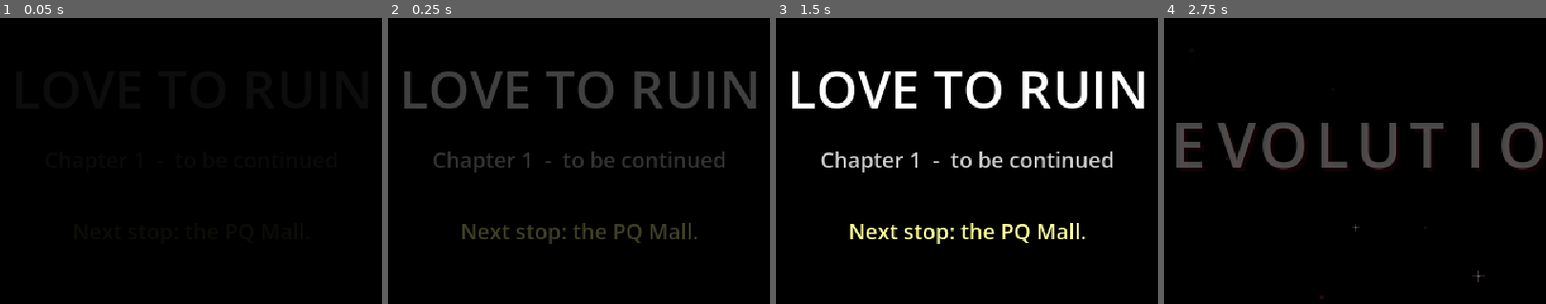
Above: before the commit, frames 1-4 (left to right).
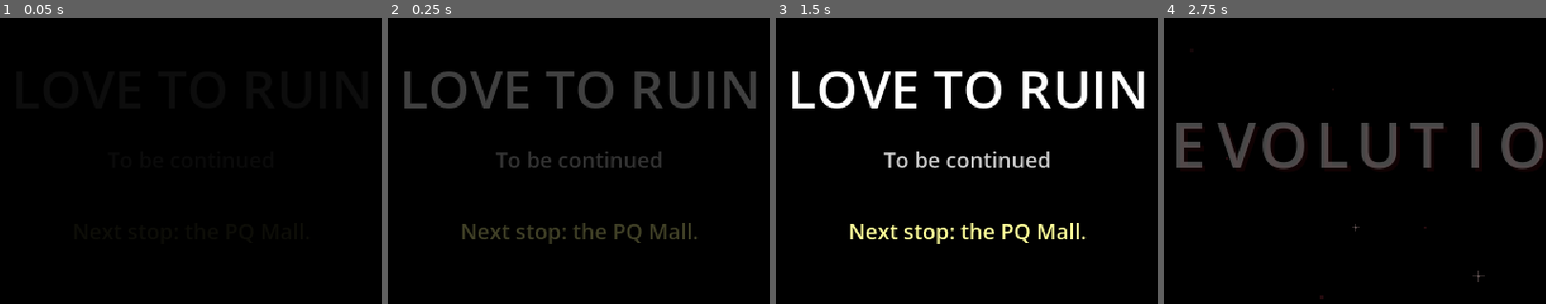
Above: after the commit, the same moments.

Repository: NCWethan/LoveToRuin
Game: Godot game, scene res://scenes/demo_end.tscn
Two runs of this game, one before a commit and one after it. Both use one fixed random seed, a clock stepped at 60 frames per second and the inputs below. This scene is started directly instead of the project's main scene. Sound files missing from this copy of the repository are replaced by a short silence.
Inputs:
- Up to frame 1 (0.05 s): no input
- Up to frame 2 (0.25 s): no input
- Up to frame 3 (1.5 s): tap Enter (confirm) at 0.5, 0.6, 1.25, 1.35 s; hold Right (ui_right) 0.53-1.28 s; hold Down (ui_down) from 1.28 s (still down)
- Up to frame 4 (2.75 s): tap Enter (confirm) at 2, 2.3 s; release Down (ui_down) at 2.03 s; hold Right (ui_right) from 2.03 s (still down); hold Shift (sprint) from 2.03 s (still down)
The pictures show only the part of the screen within x 25-75%, y 13-63%; the shares and areas given below are measured in that part.

The runs differ from the first frame. In frame 2, 1.5% of the frame differs, in the area x 12-88%, y 46-54%; in frame 3, 2.0%, in the area x 11-89%, y 46-54%; in frame 4, nothing differs.

Commit message:
No more chapters: what comes after the Westview Field choice depends on it
- Join the Corps: down the hatch hidden under the picnic shelter, straight
  into the base.
- Go my own way: Elric wanders the city all night and ends up back on
  Westview Field by morning. Alone (and fighting alone) until the base.
- The Chapter 1 complete screen is gone; nothing says "Chapter" anymore.

Co-Authored-By: Claude Opus 5.5 <noreply@anthropic.com>

Diff:
--- a/scripts/battle.gd
+++ b/scripts/battle.gd
@@ -193,6 +193,10 @@
 			if member.name in _data.party_only:
 				fighting.append(member)
 		party = fighting
+	# Traveling alone (going their own way, before the base): just Elric.
+	if Game.walking_alone() and party.size() > 1:
+		var just_elric: Array[PartyMember] = [party[0]]
+		party = just_elric
 	enemies = _data.enemies
 	# Everyone here goes in the Encyclopedia.
 	for enemy in enemies:
--- a/scripts/game.gd
+++ b/scripts/game.gd
@@ -334,6 +334,21 @@
 ## Who's coming along with Elric: "Hop", or a Corps member's id ("BigJoe6").
 func partner() -> String:
 	return flags.get("partner", "Hop")
+
+
+## After the Westview Field choice, the city is seen by day: once Elric has been
+## to the Corps' base, or (going their own way) after wandering till morning.
+## (Not on the Genocide route.)
+func daytime() -> bool:
+	if not flags.get("chapter1_done", false) or flags.get("route", "") == "genocide":
+		return false
+	return flags.get("base_arrived", false) or flags.get("morning_after", false)
+
+
+## Going their own way, Elric travels alone (Hop stayed with the Corps) until they
+## go down to the Corps' base.
+func walking_alone() -> bool:
+	return flags.get("route", "") == "neutral" and not flags.get("base_arrived", false)
 
 
 ## Everyone who could come along right now.
--- a/scripts/scenes/corps_base.gd
+++ b/scripts/scenes/corps_base.gd
@@ -1,7 +1,7 @@
 extends Area
 ## The REVOLUTION Corps' base: an old bunker under the shelter at Westview Field.
-## Where Chapter 2 starts (CONTINUE after Chapter 1's ending, on the Pacifist and
-## Neutral routes).
+## Joining the Corps on Westview Field leads straight down here; going their own
+## way, Elric can come down whenever they like.
 ##
 ## Three parts, each its own rectangle on one big tile grid:
 ##   Main hall   the ladder down from the hatch, a map table with the twelve
@@ -75,7 +75,6 @@
 	setup_area(LADDER_FOOT)
 	Game.play_music("bunker")
 	_font = ThemeDB.fallback_font
-	Game.flags["chapter"] = 2
 
 	# Underground: dim, with warm caged lamps along the walls.
 	var dim := CanvasModulate.new()
--- a/scripts/scenes/demo_end.gd
+++ b/scripts/scenes/demo_end.gd
@@ -11,6 +11,9 @@
 
 func _ready() -> void:
 	RenderingServer.set_default_clear_color(Color.BLACK)
+	# Going with Hop: straight to the bolted hatch (no chapter screen).
+	if Game.flags.get("chapter1_done", false) and Game.flags.get("route", "") == "genocide":
+		_sealed = true
 	_font = ThemeDB.fallback_font
 	Game.play_music("title")
 
@@ -54,7 +57,7 @@
 		_draw_chapter_complete(alpha)
 		return
 	_centered("LOVE TO RUIN", 140, 44, Color(1, 1, 1, alpha))
-	_centered("Chapter 1  -  to be continued", 190, 18, Color(0.8, 0.8, 0.8, alpha))
+	_centered("To be continued", 190, 18, Color(0.8, 0.8, 0.8, alpha))
 	var next := "Next stop: the PQ Mall."
 	if Game.flags.get("westview_done", false):
 		next = "2 of 12 fragments found.   Next stop: Westview Field."
@@ -100,7 +103,7 @@
 	# Relic (green), saying "we" for the first time.
 	_centered("...And so are we.", 310, 18, Color(0.45, 0.95, 0.55, clampf((_time - 1.5) / 1.0, 0.0, 1.0)))
 	if _time > 2.5:
-		_centered("Chapter 2 is still being written.", 370, 14, Color(0.6, 0.6, 0.6))
+		_centered("What comes next is still being written.", 370, 14, Color(0.6, 0.6, 0.6))
 		_centered("(press ENTER to return to the title)", 440, 12, Color(0.5, 0.5, 0.5))
 
 
--- a/scripts/scenes/hilltop.gd
+++ b/scripts/scenes/hilltop.gd
@@ -19,6 +19,10 @@
 const HATCH := Vector2(7 * 20 + 10, 5 * 20 + 10)
 const T := Room.TILE
 
+## Where Elric ends up the morning after going their own way (by the benches).
+const MORNING_SPOT := Vector2(420, 520)
+## The foot of the ladder down in the Corps' base.
+const BASE_LADDER := Vector2(20 * 20, 5 * 20)
 ## Where Elric arrives (the path at the bottom of the park).
 const ENTRY := Vector2(400, 548)
 ## The middle of the big field, where fragment 3 is buried.
@@ -515,15 +519,18 @@
 
 ## Chapter 2: daytime at the park, after the Corps' base.
 func _day() -> bool:
-	return flag("base_arrived")
+	return Game.daytime()
 
 
 func _place_people() -> void:
 	if _day():
 		# Whoever's coming along follows Elric. (The Corps is down in the base.)
+		# Going their own way, Elric is alone until they go down there.
 		hop = Cast.make(Game.partner())
 		add_character(hop, player.position + Vector2(-20, -4))
 		hop.follow = player
+		if Game.walking_alone():
+			hop.queue_free()
 		world.add_child(Hotspot.create(HATCH, _go_down_hatch))
 		var star := make_save_star()
 		star.glow = true
@@ -576,6 +583,8 @@
 		await run_cutscene(_corps_arrives)
 	elif not flag("hp_arrived"):
 		await run_cutscene(_arrival)
+	elif flag("morning_after") and not flag("seen_morning"):
+		await run_cutscene(_morning)
 
 
 func _physics_process(_delta: float) -> void:
@@ -918,24 +927,34 @@
 
 	var route: String = routes[picked]
 	Game.flags["route"] = route
+	# (chapter1_done: the choice has been made. There are no chapters; the story
+	# just goes on, and where it goes next depends on the choice.)
 	match route:
 		"pacifist":
 			# Joining the Corps closes off the other two paths.
 			Game.flags["genocide_locked"] = true
 			Game.flags["neutral_locked"] = true
 			await _ending_pacifist()
+			Game.flags["chapter1_done"] = true
+			# Straight down the hatch into the Corps' base.
+			Game.save_game(CORPS_BASE_SCENE, BASE_LADDER)
+			await Game.change_scene(CORPS_BASE_SCENE, BASE_LADDER)
 		"neutral":
 			# The Corps' offer stays open; going with Hop does not.
 			Game.flags["genocide_locked"] = true
 			await _ending_neutral()
+			Game.flags["chapter1_done"] = true
+			# Elric wanders the city all night, and ends up back here by morning.
+			Game.flags["morning_after"] = true
+			Game.save_game(SCENE, MORNING_SPOT)
+			await Game.change_scene(SCENE, MORNING_SPOT)
 		"genocide":
 			Game.flags["pacifist_locked"] = true
 			Game.flags["neutral_locked"] = true
 			await _ending_genocide()
-
-	Game.flags["chapter1_done"] = true
-	Game.save_game(SCENE, player.position)
-	await Game.change_scene(DEMO_END_SCENE)
+			Game.flags["chapter1_done"] = true
+			Game.save_game(SCENE, player.position)
+			await Game.change_scene(DEMO_END_SCENE)
 
 
 func _ending_pacifist() -> void:
@@ -956,6 +975,8 @@
 		{"who": "Nat", "text": "If the fragments are destroyed, Hopkuna can never\nfully wake up. That's our job now."},
 		{"who": "Agent", "text": "Good. You're smarter than you look.\n...That's a compliment. Take it.", "mood": "smug"},
 		{"who": "Nassan", "text": "Nine fragments left. Let's find them before he does."},
+		"* (Big Joe hauls open a hatch hidden under\n*  the picnic shelter.)",
+		"* (One by one, the Corps climbs down.\n*  Hop waits for you at the top of the ladder.)",
 	])
 
 
@@ -985,6 +1006,18 @@
 	for i in people.size():
 		release.tween_property(people[i], "position", home[i], 0.45).set_trans(Tween.TRANS_BACK).set_ease(Tween.EASE_OUT)
 	await release.finished
+
+
+## Going their own way: Elric wanders all night, and ends up back here anyway.
+func _morning() -> void:
+	Game.flags["seen_morning"] = true
+	await Game.dialogue.say([
+		"* (You wander the city all night.)",
+		"* (Down streets you don't know.\n*  Past shops with their lights off.)",
+		"* (By morning, your feet bring you back to\n*  Westview Field anyway.)",
+		"* (The Corps' hatch is right there, by the shelter.\n*  Nobody's watching it.)",
+	])
+	Game.set_objective("Go anywhere. (The Corps' hatch is by the shelter.)")
 
 
 func _ending_neutral() -> void:
--- a/scripts/scenes/westview.gd
+++ b/scripts/scenes/westview.gd
@@ -68,7 +68,7 @@
 
 
 func _ready() -> void:
-	_day = flag("base_arrived")
+	_day = Game.daytime()
 	rooms.assign([_px(OUTSIDE), _px(HALLWAY), _px(CLASSROOM), _px(GYM)])
 	# Random fights in the hallway and the classroom (see westview_battles.gd for how
 	# often each one shows up). There are no enemies wandering around: just these.
@@ -772,10 +772,12 @@
 
 
 func _place_day_people() -> void:
-	partner = Cast.make(Game.partner())
-	add_character(partner, player.position + Vector2(-20, -4))
-	partner.follow = player
-	hop = partner
+	# (Going their own way, Elric comes alone until they've been to the base.)
+	if not Game.walking_alone():
+		partner = Cast.make(Game.partner())
+		add_character(partner, player.position + Vector2(-20, -4))
+		partner.follow = player
+		hop = partner
 	add_storage_box(Vector2(9 * T + 36, 12 * T + 10))
 	add_storage_box(Vector2(86 * T + 36, 45 * T))
 	_add_save_point(Vector2(9 * T, 12 * T + 10), [
Not shown, changed: DESIGN.md
